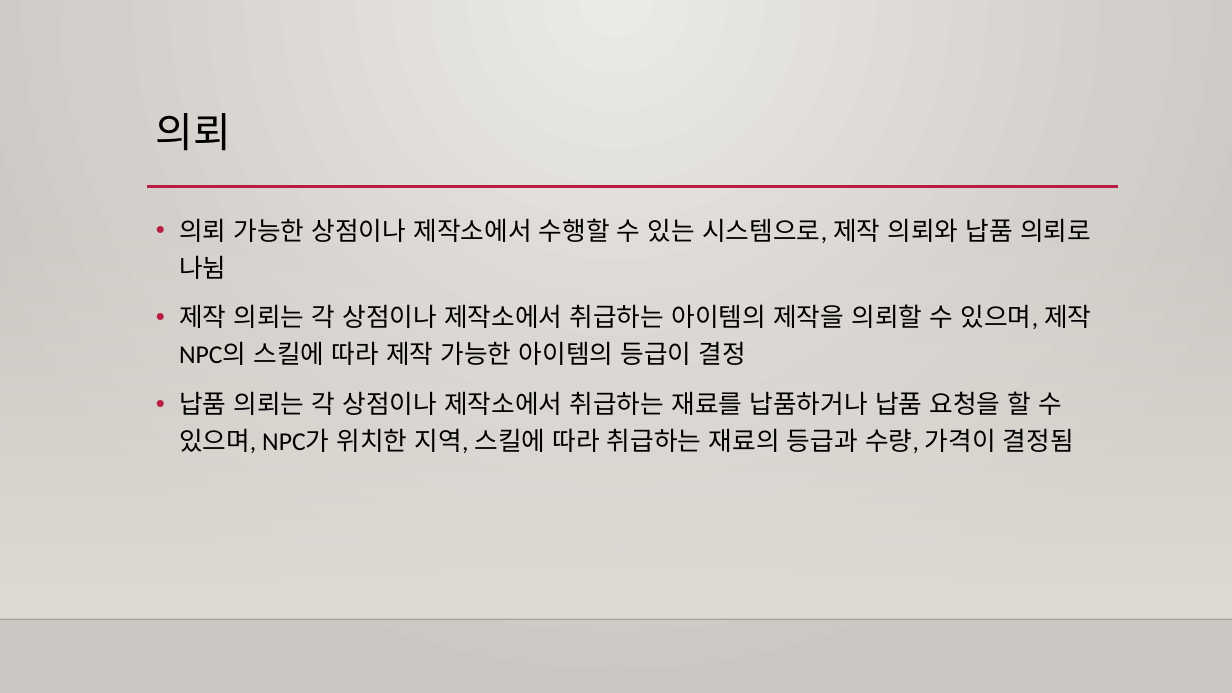
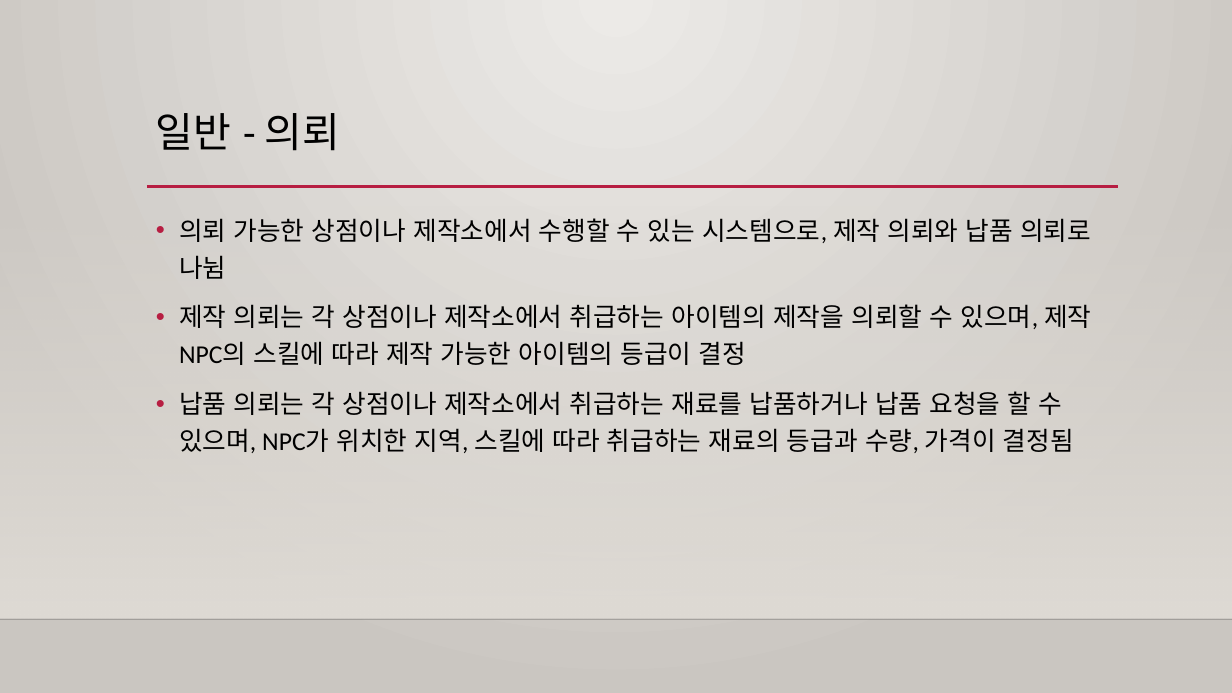
Before and after one commit to Raynia/Alchemist-Diary, a slide deck: slide 17 of Specification/Prototype/프로토타입 기획서.pptx (slide 16 before the commit). Drawn at 1232x693 pixels with LibreOffice and Linux fonts; fonts in the diff are those of the drawing; background and template pictures are left out. Boxes give left, top, right and bottom in pixels: in the first picture for what was removed or moved away, otherwise in the second. Text is boxed around its words. In the diff, an @@ line names an element or a change of style, - is before the commit and + after.

```diff
--- a/Specification/Prototype/프로토타입 기획서.pptx
+++ b/Specification/Prototype/프로토타입 기획서.pptx
@@ title at <box>156,113,341,151</box>: text changed @@
-의뢰
+일반 - 의뢰
```
Also in this commit, not shown: 13 other slides changed, 8 slides added.
